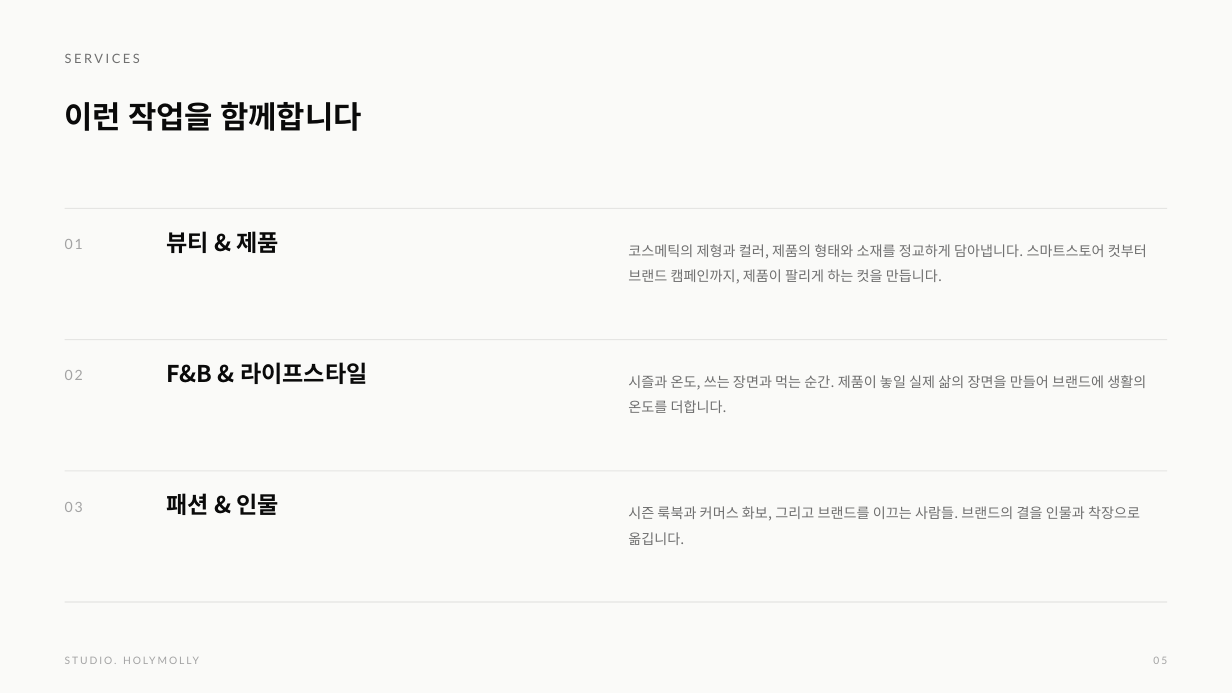
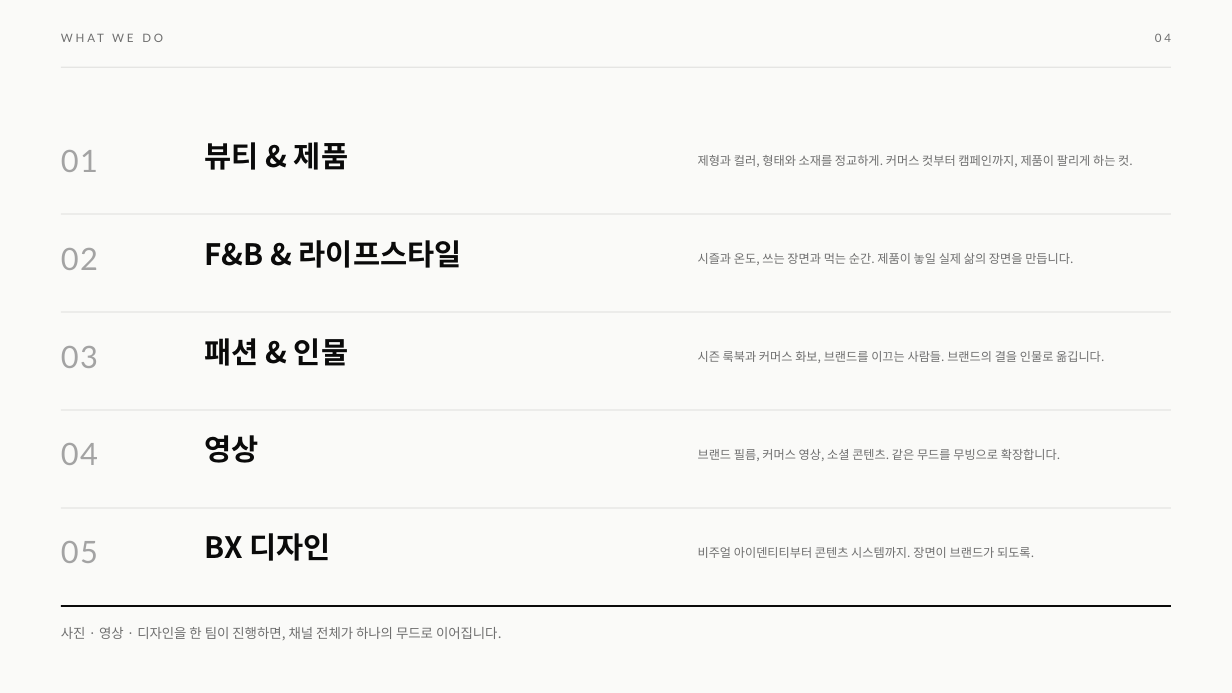
Before and after one commit to studioholymolly/-, a slide deck: slide 4 of docs/company-profile/STUDIO-HOLYMOLLY_Profile_2026.pptx (slide 5 before the commit). Drawn at 1232x693 pixels with LibreOffice and Linux fonts; fonts in the diff are those of the drawing. Boxes give left, top, right and bottom in pixels: in the first picture for what was removed or moved away, otherwise in the second. Text is boxed around its words. In the diff, an @@ line names an element or a change of style, - is before the commit and + after.

```diff
--- a/docs/company-profile/STUDIO-HOLYMOLLY_Profile_2026.pptx
+++ b/docs/company-profile/STUDIO-HOLYMOLLY_Profile_2026.pptx
@@ text at (65, 54, 140, 63): text changed; size 10 to 9 pt @@
-SERVICES
+WHAT WE DO
@@ text added at (1155, 34, 1171, 42), 9 pt, text #6F6F6F @@
+04
@@ rectangle: place and size @@
-rectangle at (65, 208, 1167, 209)
+rectangle at (61, 67, 1171, 67)
@@ text removed at (65, 102, 362, 131) @@
-이런 작업을 함께합니다
@@ text "01": place and size @@
-text "01" at (65, 239, 83, 249)
+text "01" at (61, 150, 98, 172)
@@ text "뷰티 & 제품": place and size @@
-text "뷰티 & 제품" at (166, 231, 279, 253)
+text "뷰티 & 제품" at (204, 142, 348, 170)
@@ text at (698, 155, 1133, 167): text changed; size 11 to 9.5 pt @@
-코스메틱의 제형과 컬러, 제품의 형태와 소재를 정교하게 담아냅니다. 스마트스토어 컷부터 브랜드 캠페인까지, 제품이 팔리게 하는 컷을 만듭니다.
+제형과 컬러, 형태와 소재를 정교하게. 커머스 컷부터 캠페인까지, 제품이 팔리게 하는 컷.
@@ text "02": place and size @@
-text "02" at (65, 370, 83, 380)
+text "02" at (61, 248, 98, 270)
@@ rectangle: place and size @@
-rectangle at (65, 339, 1167, 340)
+rectangle at (61, 213, 1171, 214)
@@ text "F&B & 라이프스타일": place and size @@
-text "F&B & 라이프스타일" at (166, 362, 368, 384)
+text "F&B & 라이프스타일" at (204, 240, 462, 268)
@@ text at (698, 253, 1073, 265): text changed; size 11 to 9.5 pt @@
-시즐과 온도, 쓰는 장면과 먹는 순간. 제품이 놓일 실제 삶의 장면을 만들어 브랜드에 생활의 온도를 더합니다.
+시즐과 온도, 쓰는 장면과 먹는 순간. 제품이 놓일 실제 삶의 장면을 만듭니다.
@@ size 11 to 24 pt, letter spacing 1.5 to 1 pt in 3 elements at (61, 150, 98, 172), (61, 248, 98, 270), (61, 346, 98, 368) @@
@@ text "03": place and size @@
-text "03" at (65, 502, 83, 512)
+text "03" at (61, 346, 98, 368)
@@ size 18 to 23 pt in 3 elements at (204, 142, 348, 170), (204, 240, 462, 268), (204, 338, 348, 366) @@
@@ text "패션 & 인물": place and size @@
-text "패션 & 인물" at (166, 493, 279, 515)
+text "패션 & 인물" at (204, 338, 348, 366)
@@ text at (698, 351, 1104, 363): text changed; size 11 to 9.5 pt @@
-시즌 룩북과 커머스 화보, 그리고 브랜드를 이끄는 사람들. 브랜드의 결을 인물과 착장으로 옮깁니다.
+시즌 룩북과 커머스 화보, 브랜드를 이끄는 사람들. 브랜드의 결을 인물로 옮깁니다.
@@ rectangle: place and size @@
-rectangle at (65, 602, 1167, 603)
+rectangle at (61, 409, 1171, 410)
@@ text added at (61, 443, 98, 465), 24 pt, text #A3A3A3 @@
+04
@@ text added at (204, 435, 258, 463), 23 pt, text #0A0A0A, bold @@
+영상
@@ text added at (698, 449, 1060, 461), 9.5 pt, text #6F6F6F @@
+브랜드 필름, 커머스 영상, 소셜 콘텐츠. 같은 무드를 무빙으로 확장합니다.
@@ rectangle added at (61, 507, 1171, 508), fill #E5E5E3 @@
@@ text "05": place and size @@
-text "05" at (1153, 657, 1167, 664)
+text "05" at (61, 541, 98, 563)
@@ text "05" at (61, 541, 98, 563): size 8 to 24 pt, letter spacing 1.5 to 1 pt; alignment right to left @@
@@ text added at (204, 533, 330, 561), 23 pt, text #0A0A0A, bold @@
+BX 디자인
@@ text added at (698, 547, 1034, 558), 9.5 pt, text #6F6F6F @@
+비주얼 아이덴티티부터 콘텐츠 시스템까지. 장면이 브랜드가 되도록.
@@ rectangle added at (61, 605, 1171, 607), fill #0A0A0A @@
@@ text added at (61, 627, 502, 640), 10.5 pt, text #6F6F6F @@
+사진 · 영상 · 디자인을 한 팀이 진행하면, 채널 전체가 하나의 무드로 이어집니다.
@@ text removed at (65, 654, 434, 682) @@
-STUDIO. HOLYMOLLY
```
Also in this commit, not shown: 11 other slides changed, 2 slides added, 3 slides removed, 1 other file.
